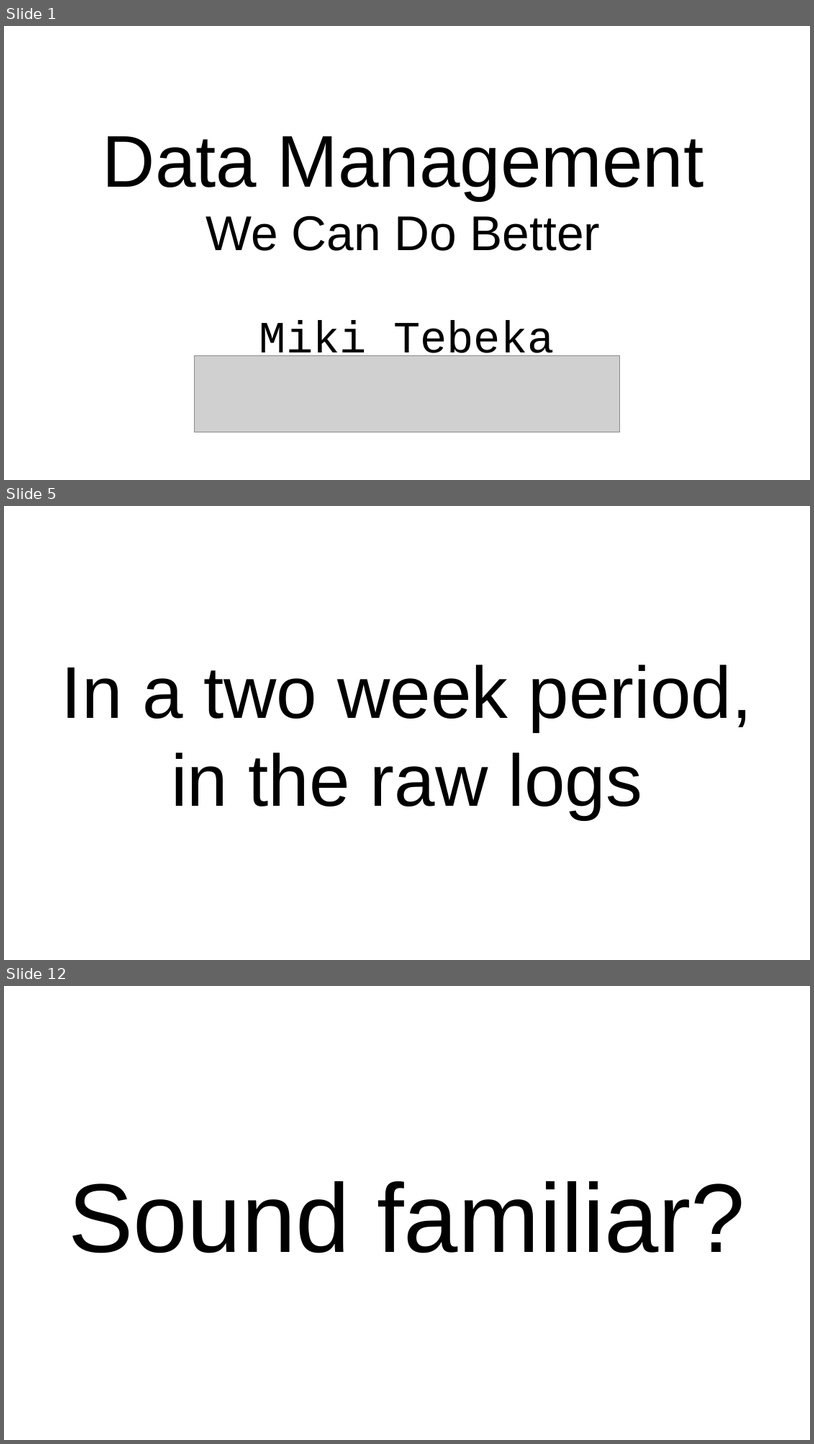
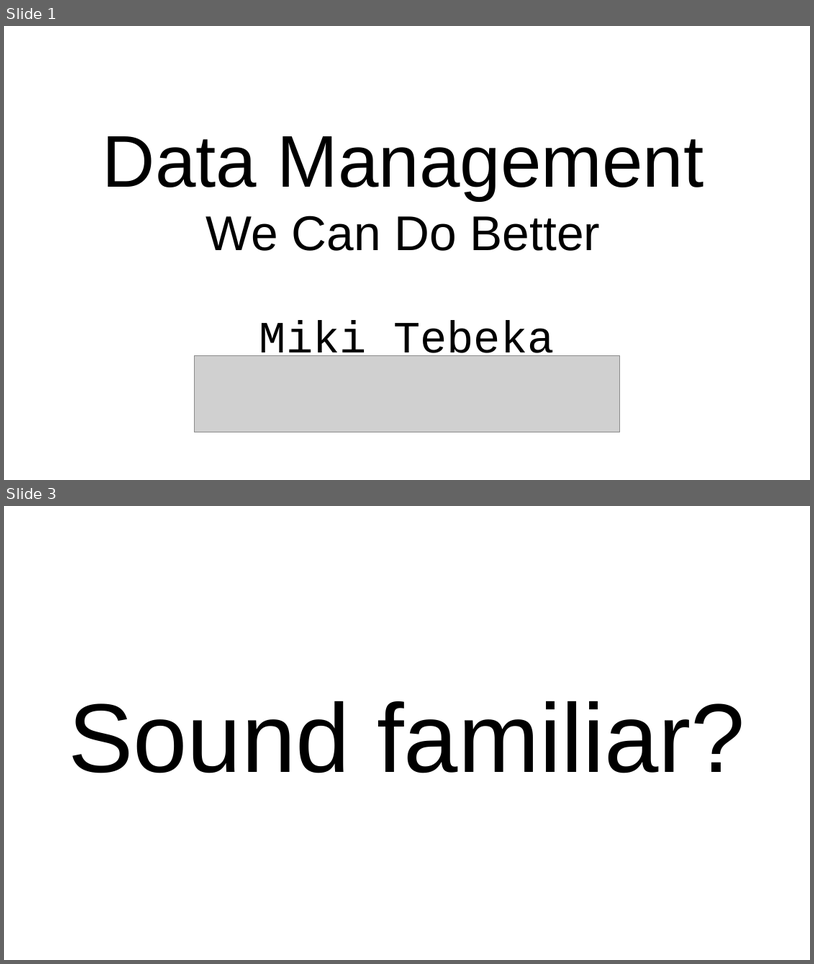
Before and after one commit to tebeka/talks, a slide deck: data-management/data-management.odp. Shown one above the other, each under a label of ours: slides 1, 5 and 12 before the commit, slides 1 and 3 after it; the slides between them are not shown. The pictures are 814x1444 and 814x964 pixels, drawn with LibreOffice and Linux fonts; fonts in the diff are those of the drawing; grey boxes stand for pictures. Boxes give left, top, right and bottom in pixels: in the first picture for what was removed or moved away, otherwise in the second. Text is boxed around its words. In the diff, an @@ line names an element or a change of style, - is before the commit and + after.

```diff
--- a/data-management/data-management.odp
+++ b/data-management/data-management.odp
@@ slide 5 removed at [4,506,810,960], background #FFFFFF @@
@@ title removed at [62,664,752,819] @@
-In a two week period,
-in the raw logs
@@ what was slide 12 is now slide 3 @@
```
Also in this commit, not shown: 4 slides changed, 2 slides added, 9 other slides removed.
